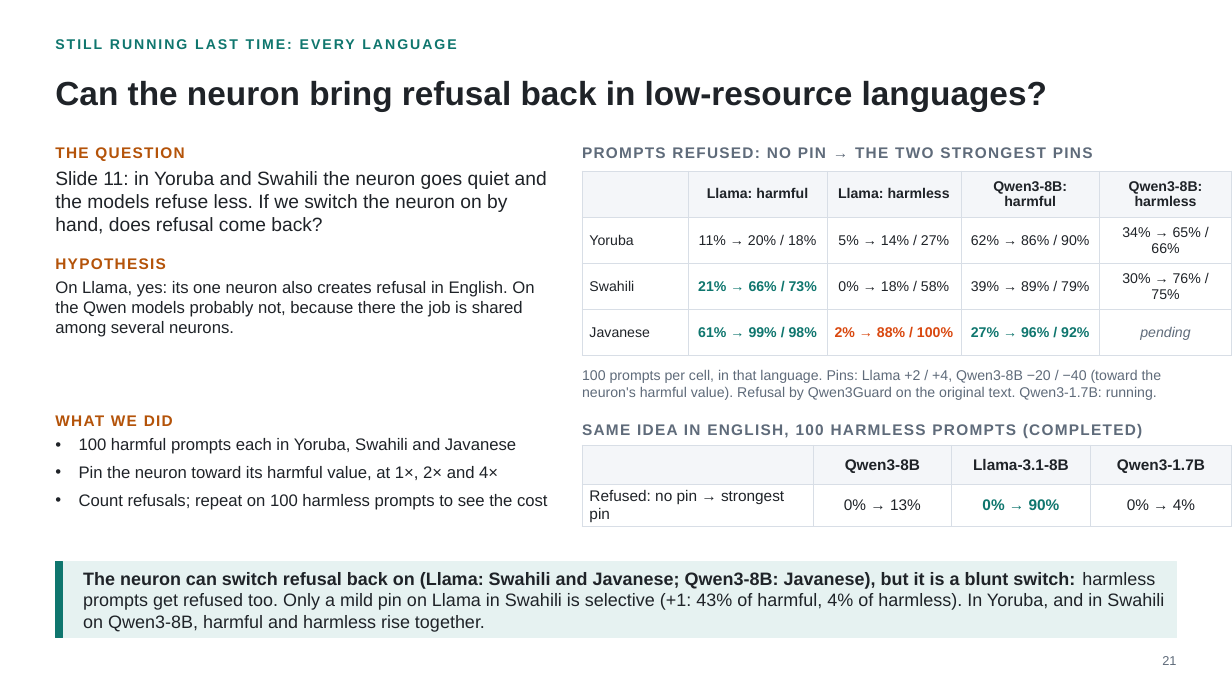
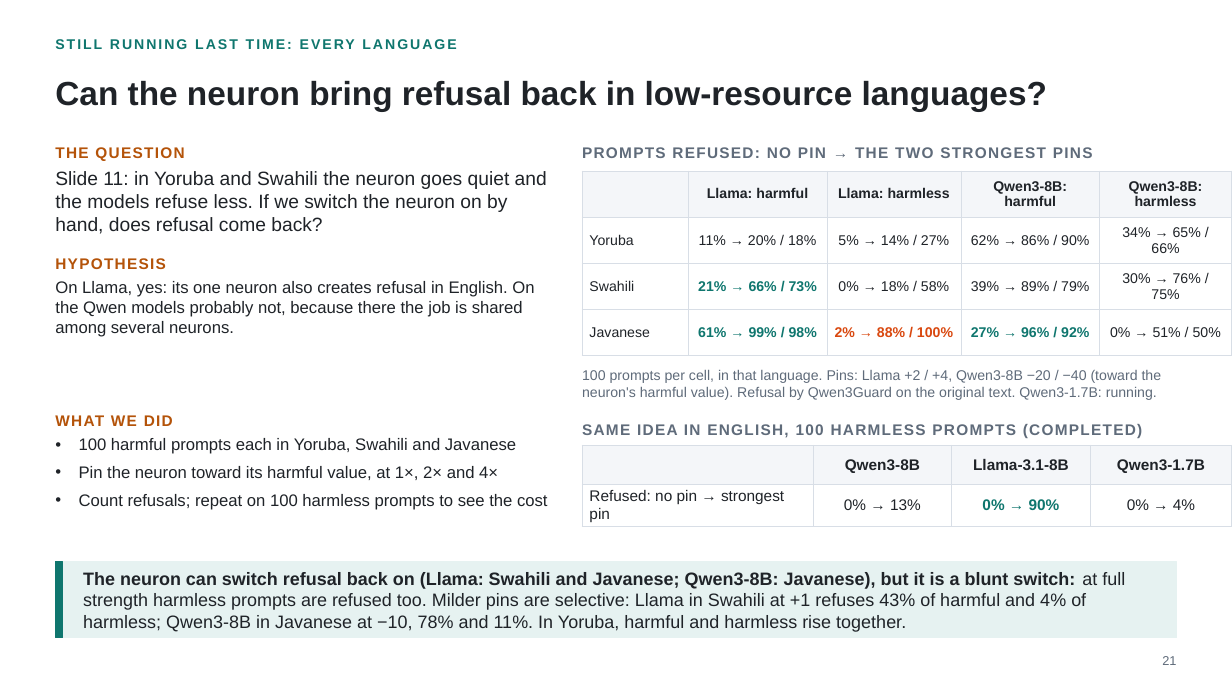
Before and after one commit to fjoad/refusal-neurons, a slide deck: slide 21 of slides/refusal_neurons_2026-11-12.pptx. Drawn at 1232x693 pixels with LibreOffice and Linux fonts; fonts in the diff are those of the drawing. Boxes give left, top, right and bottom in pixels: in the first picture for what was removed or moved away, otherwise in the second. Text is boxed around its words. In the diff, an @@ line names an element or a change of style, - is before the commit and + after.

```diff
--- a/slides/refusal_neurons_2026-11-12.pptx
+++ b/slides/refusal_neurons_2026-11-12.pptx
@@ table at (582,171,1232,341) @@
-row 4, column 5: pending
+row 4, column 5: 0% → 51% / 50%
@@ text at (83,572,1125,632): text changed @@
-The neuron can switch refusal back on (Llama: Swahili and Javanese; Qwen3-8B: Javanese), but it is a blunt switch: harmless prompts get refused too. Only a mild pin on Llama in Swahili is selective (+1: 43% of harmful, 4% of harmless). In Yoruba, and in Swahili on Qwen3-8B, harmful and harmless rise together.
+The neuron can switch refusal back on (Llama: Swahili and Javanese; Qwen3-8B: Javanese), but it is a blunt switch: at full strength harmless prompts are refused too. Milder pins are selective: Llama in Swahili at +1 refuses 43% of harmful and 4% of harmless; Qwen3-8B in Javanese at −10, 78% and 11%. In Yoruba, harmful and harmless rise together.
```
Also in this commit, not shown: 2 other files.
